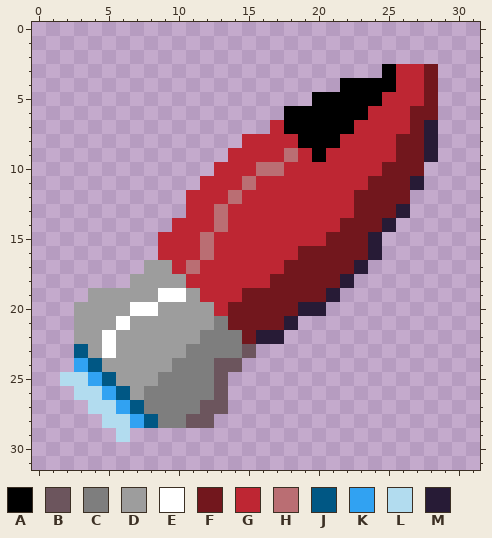
Two states of a pixel-art sprite, Assets/Sprites/TempPickup.png. The first picture shows the starting point.
The file is 32x32 pixels.
Palette (. is transparent): A #000000  B #6c555d  C #7e7e7e  D #9d9d9d  E #ffffff  F #72171d  G #be2633  H #ba6e73  J #005784  K #31a2f2  L #b2dcef  M #271b36
Pixels before, first column x 2:
 3 .......................AGGF
 4 ....................AAAAGGF
 5 ..................AAAAAGGGF
 6 ................AAAAAAGGGFF
 7 ...............GAAAAAGGGGFM
 8 .............GGGGAAAGGGGFFM
 9 ............GGGGHGAGGGGGFFM
10 ...........GGGHHGGGGGGGFFF.
11 ..........GGGHGGGGGGGGFFFM.
12 .........GGGHGGGGGGGGFFFF..
13 .........GGHGGGGGGGGGFFFM..
14 ........GGGHGGGGGGGGFFFM...
15 .......GGGHGGGGGGGGFFFM....
16 .......GGGHGGGGGGFFFFFM....
17 ......DDGHGGGGGGFFFFFM.....
18 .....DDDDGGGGGGFFFFFM......
19 ..DDDDDEEDGGGFFFFFFM.......
20 .DDDDEEDDDDGFFFFFMM........
21 .DDDEDDDDDDCFFFFM..........
22 .DDEDDDDDDCCCFMM...........
23 .JDEDDDDDCCCCB.............
24 .KJDDDDDCCCBB..............
25 LLKJDDDCCCCB...............
26 .LLKJDCCCCCB...............
27 ..LLKJCCCCBB...............
28 ...LLKJCCBB................
29 ....L......................
New version:
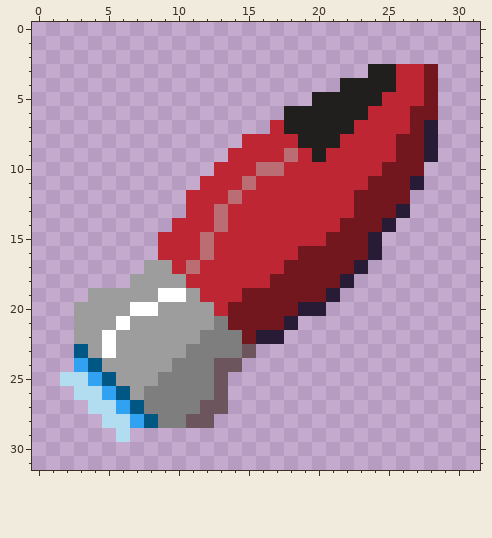
The exact change:
colour A: #000000 -> #211e1e
y 3: x 24 . -> A
